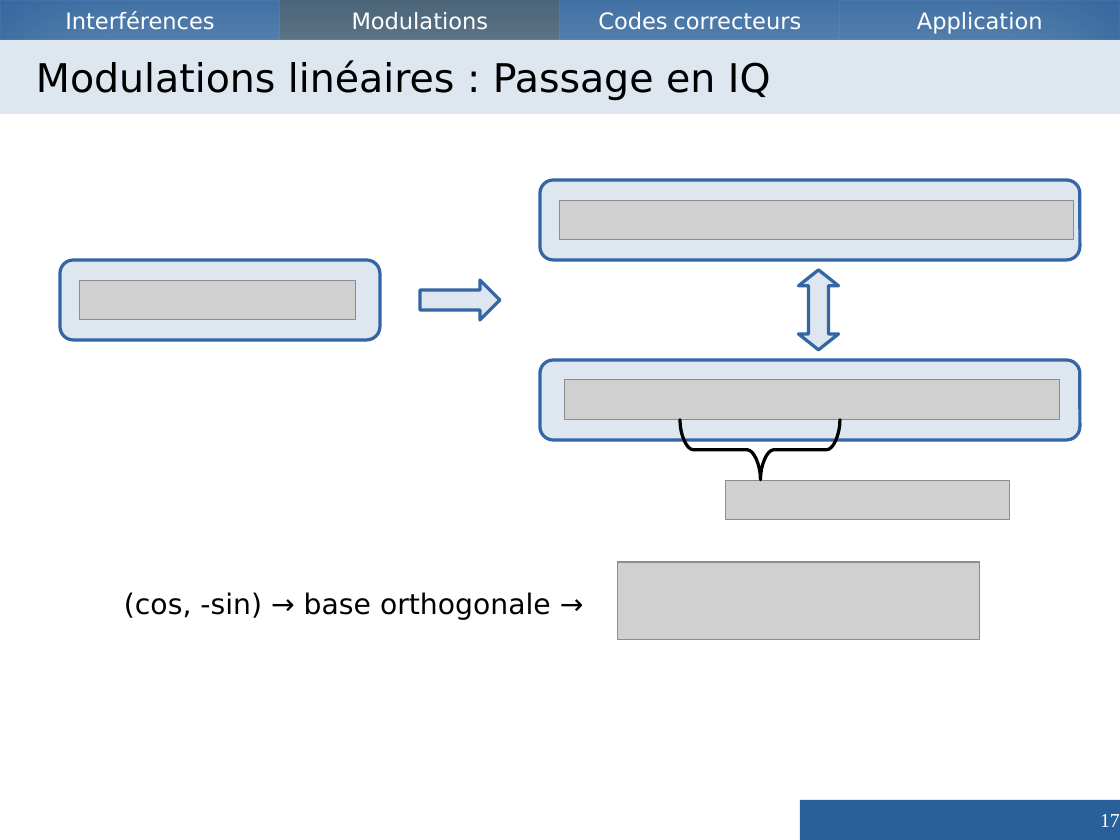
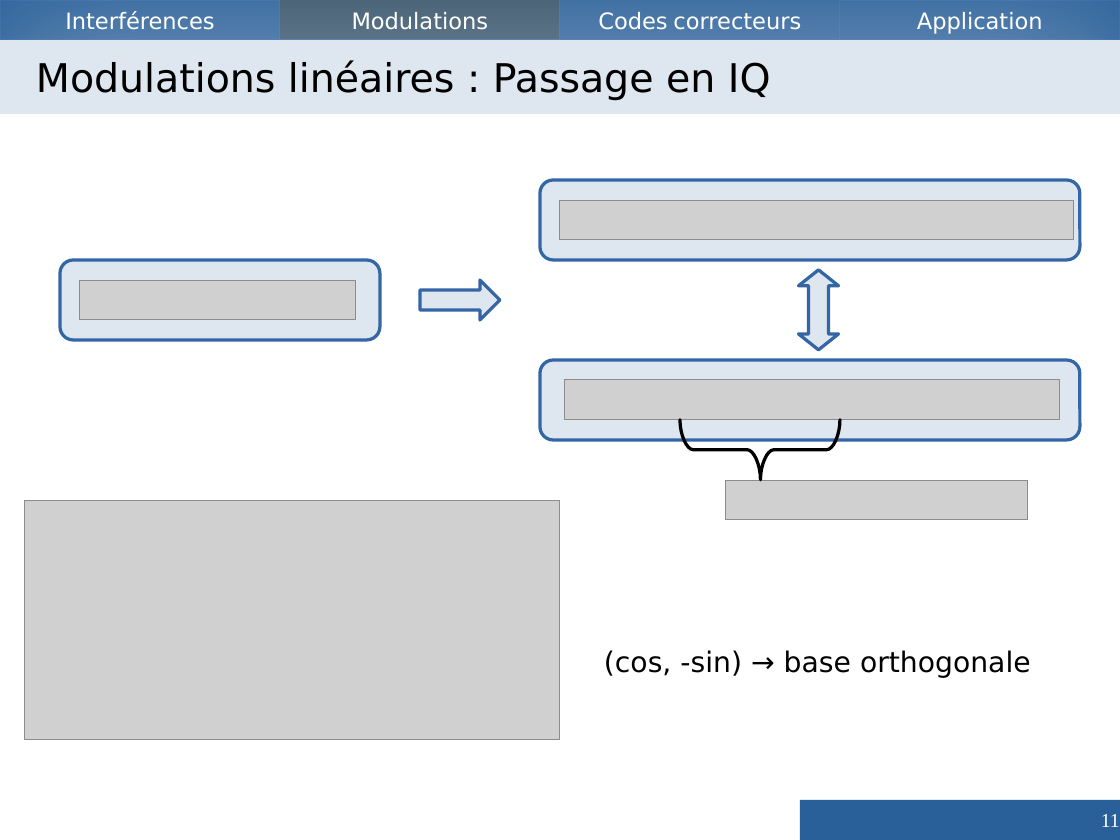
Before and after one commit to Vzrod/tipe, a slide deck: slide 11 of TIPE - Copie.odp (slide 17 before the commit). Drawn at 1120x840 pixels with LibreOffice and Linux fonts; fonts in the diff are those of the drawing; grey boxes stand for pictures. Boxes give left, top, right and bottom in pixels: in the first picture for what was removed or moved away, otherwise in the second. Text is boxed around its words. In the diff, an @@ line names an element or a change of style, - is before the commit and + after.

```diff
--- a/TIPE - Copie.odp
+++ b/TIPE - Copie.odp
@@ picture resized from (x1=617, y1=562, x2=980, y2=640) to (x1=24, y1=500, x2=560, y2=739) @@
@@ picture resized from (x1=726, y1=481, x2=1010, y2=520) to (x1=726, y1=481, x2=1028, y2=520) @@
@@ text at (x1=604, y1=650, x2=1031, y2=678): text changed @@
-(cos, -sin) → base orthogonale →
+(cos, -sin) → base orthogonale
@@ page number at (x1=1101, y1=814, x2=1120, y2=827): text changed @@
-17
+11
```
Also in this commit, not shown: 21 other slides changed, 6 slides added, 12 slides removed, 2 other files.
